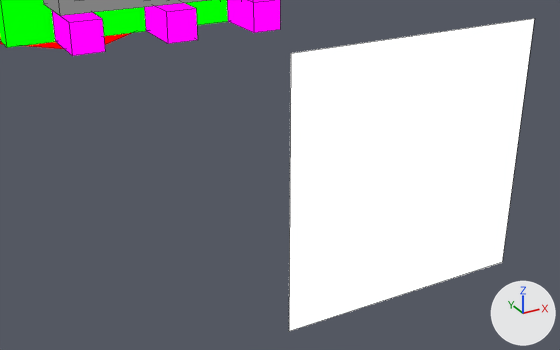
Two versions of the Blender file assets-source/blender/motion/yutyrannus-sneeze.blend, one commit apart.
Camera for both pictures: a 50 mm lens placed at (73.57, -33.57, 35.48), pointed at (75.84, -29.45, 33.42). Arrows for +X, +Y and +Z are at lower right; the lights stay in place. The first picture is the older version. Mesh edges are drawn as thin lines.

The first picture shows 'DinoTycoon_Motion_yutyrannus_sneeze_eye', 'DinoTycoon_Motion_yutyrannus_sneeze_jaw', 'DinoTycoon_Motion_yutyrannus_sneeze_mouth', 'DinoTycoon_Motion_yutyrannus_sneeze_tooth0', 'DinoTycoon_Motion_yutyrannus_sneeze_tooth1', 'DinoTycoon_Motion_yutyrannus_sneeze_tooth2' and 1 more.
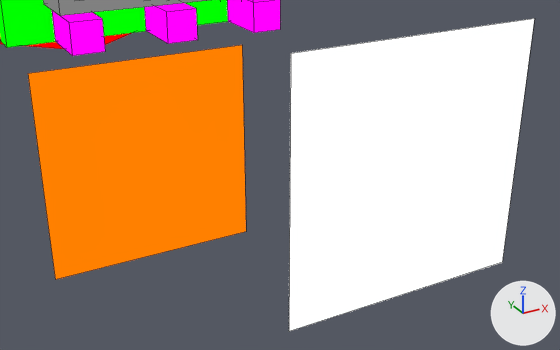
The change, as a diff of the scene's bpy script:
```diff
--- a/assets-source/blender/motion/yutyrannus-sneeze.blend.py
+++ b/assets-source/blender/motion/yutyrannus-sneeze.blend.py
@@ mat_dinotycoon_role_y @@
+mat_dinotycoon_role_y = emission_material('DinoTycoon_Role_Y')
+mat_dinotycoon_role_y.base_color = (1.0, 0.216, 0.0)  # orange #ff8000
@@ me_dinotycoon_motion_yutyrannus_sneeze_sample_eye_white @@
+me_dinotycoon_motion_yutyrannus_sneeze_sample_eye_white.from_pydata([(74.4, -29.0, 34.2), (75.8, -29.0, 34.2), (75.8, -29.0, 32.8), (74.4, -29.0, 32.8), (74.4, -29.0, 34.2), (75.8, -29.0, 34.2), (75.8, -29.0, 32.8), (74.4, -29.0, 32.8)], [], [(3, 2, 1, 0), (4, 5, 6, 7), (0, 1, 5, 4), (1, 2, 6, 5), (2, 3, 7, 6), (3, 0, 4, 7)])
+me_dinotycoon_motion_yutyrannus_sneeze_sample_eye_white.materials.append(mat_dinotycoon_role_y)  # orange #ff8000
@@ ob_dinotycoon_motion_yutyrannus_sneeze_eye_white @@
+ob_dinotycoon_motion_yutyrannus_sneeze_eye_white = bpy.data.objects.new('DinoTycoon_Motion_yutyrannus_sneeze_eye_white', me_dinotycoon_motion_yutyrannus_sneeze_sample_eye_white)
+ob_dinotycoon_motion_yutyrannus_sneeze_eye_white.location = (0.0, 0.0, 0.0)
```

Where the change shows, as pixel boxes (x1, y1, x2, y2) in the pictures (560 x 350 px):
'DinoTycoon_Motion_yutyrannus_sneeze_eye_white', added (orange)
    after: (28, 45, 246, 280)
